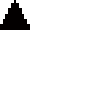
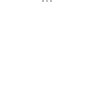
The second 100 x 100 image is a revision of the first. Changes to its layers:
painted on "Layer 1" over [0, 0, 52, 30]
